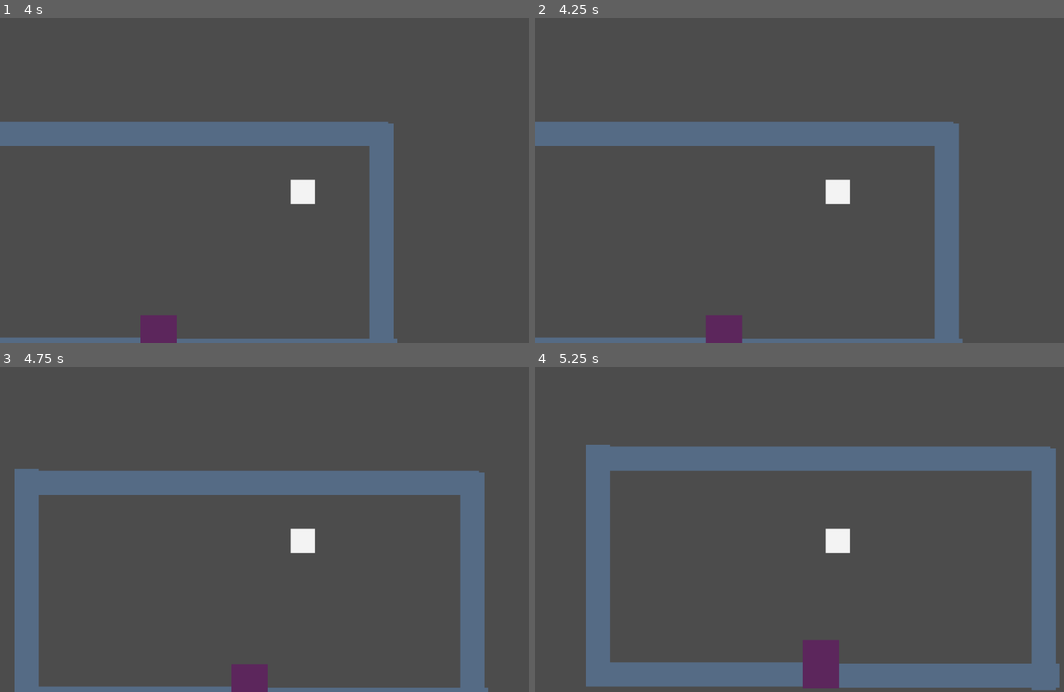
Above: before the commit, frames 1-4 (two rows, left to right).
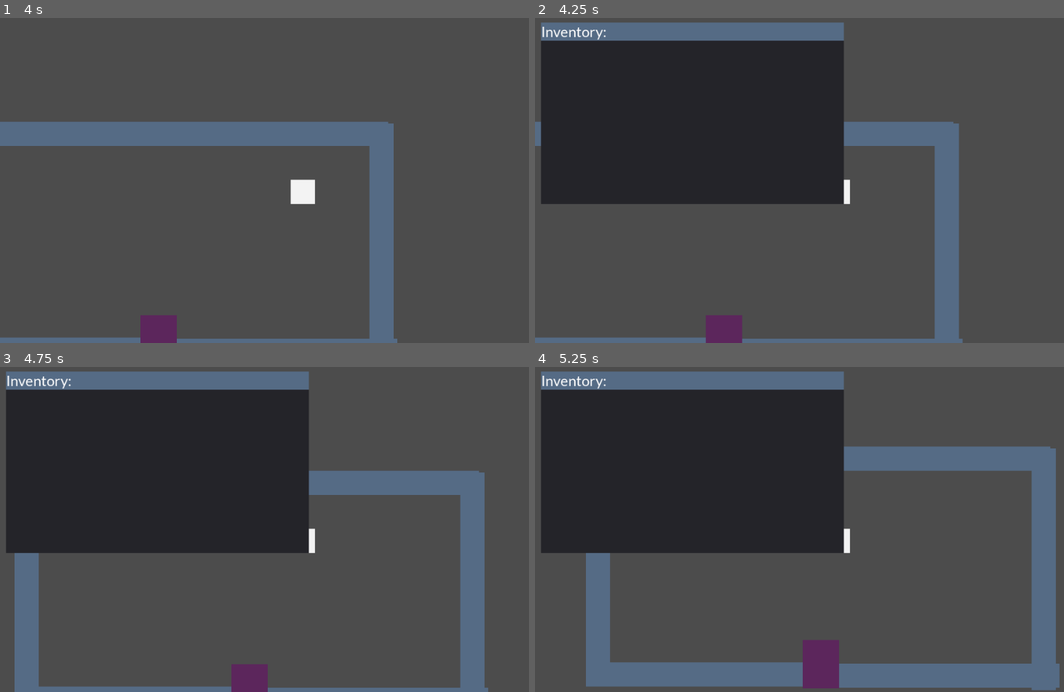
Above: after the commit, the same moments.

Repository: deengames-prototypes/frontier-planet
Game: Godot game, scene res://Main.tscn
Same seed, same stepped clock (60 frames per second), same inputs: the game is played once before the commit and once after it.
Inputs:
- Up to frame 1 (4 s): tap Enter (ui_accept) at 0.5, 1.35, 1.52, 1.82, 2.85, 3.02, 3.32 s; hold Right (ui_right) 0.53-1.28 s; hold Enter (ui_accept) 0.53-1.28 s; hold Down (ui_down) 1.28-2.03 s; hold Right (ui_right) 2.03-2.78 s; hold Enter (ui_accept) 2.03-2.78 s; hold Up (ui_up) 2.78-3.53 s; hold Left (ui_left) from 3.53 s (still down); hold Enter (ui_accept) from 3.53 s (still down)
- Up to frame 2 (4.25 s): keep holding Left (ui_left); keep holding Enter (ui_accept); tap I (toggle_inventory, bound only after the commit) at 4.15 s
- Up to frame 3 (4.75 s): keep holding Left (ui_left); release Enter (ui_accept) at 4.28 s; tap Enter (ui_accept) at 4.35, 4.52 s
- Up to frame 4 (5.25 s): tap Enter (ui_accept) at 4.82 s; release Left (ui_left) at 5.03 s; hold Down (ui_down) from 5.03 s (still down); hold Enter (ui_accept) from 5.03 s (still down)

Frame 1 is identical in both runs. In frame 2, 32% of the frame differs, in the area x 1-59%, y 1-58%; in frame 3, 32%; in frame 4, 32%.

Commit message:
Inventory display, item adding

Diff:
--- a/prototype/Entities/World/MapPlayer.gd
+++ b/prototype/Entities/World/MapPlayer.gd
@@ -1,7 +1,12 @@
 extends KinematicBody2D
+
+const Inventory = preload("res://UI/Inventory.tscn")
 
 const MOVE_SPEED:int = 200 # px/s
 var _velocity:Vector2 = Vector2.ZERO
+
+# Inventory is here because it doesn't go in any one map
+var _inventory_canvas = null
 
 func _process(delta):
 	_velocity = Vector2.ZERO
@@ -17,3 +22,15 @@
 		_velocity.x = MOVE_SPEED
 
 	self.move_and_slide(_velocity)
+
+	if Input.is_action_just_pressed("toggle_inventory"):
+		if _inventory_canvas == null:
+			_inventory_canvas = CanvasLayer.new()
+			var instance = Inventory.instance()
+			_inventory_canvas.add_child(instance)
+			instance.position = Vector2(10, 10)
+			get_parent().add_child(_inventory_canvas)
+		else:
+			get_parent().remove_child(_inventory_canvas)
+			_inventory_canvas.free()
+			_inventory_canvas = null
--- a/prototype/Scenes/Fishing.gd
+++ b/prototype/Scenes/Fishing.gd
@@ -16,6 +16,7 @@
 var _increasing_value = true
 var _paused = false
 var _bobber_moves_left = BOBBER_MOVES
+var _fish_name = ""
 
 onready var HORIZONTAL_RANGE = int($Ocean.margin_right - $RiverBank.margin_right - $Bobber.get_child(0).margin_right)
 onready var VERTICAL_RANGE = int($Ocean.margin_bottom - $Ocean.margin_top - $Bobber.get_child(0).margin_bottom)
@@ -125,7 +126,8 @@
 	if not _paused:
 		_paused = true
 		_reset_bobber()
-		print("Got me a " + fish.name) # store
+		print("Got me a " + fish.name)
+		self._fish_name = fish.name
 		var mini_game = FishTileGame.instance()
 		mini_game.connect("game_over", self, "_catch_fish_done")
 		var color_rect = fish.get_child(0)
@@ -135,7 +137,7 @@
 func _catch_fish_done(caught_fish):
 	_paused = false
 	if caught_fish:
-		pass # inventory.add(fish)
+		Globals.player_inventory.append(_fish_name)
 
 func _unhandled_key_input(event):
 	if event.is_pressed() and event.is_action_pressed("ui_cancel"):
--- a/prototype/project.godot
+++ b/prototype/project.godot
@@ -28,6 +28,14 @@
 window/size/width=960
 window/size/height=540
 
+[input]
+
+toggle_inventory={
+"deadzone": 0.5,
+"events": [ Object(InputEventKey,"resource_local_to_scene":false,"resource_name":"","device":0,"alt":false,"shift":false,"control":false,"meta":false,"command":false,"pressed":false,"scancode":73,"unicode":0,"echo":false,"script":null)
+ ]
+}
+
 [rendering]
 
 environment/default_environment="res://default_env.tres"
